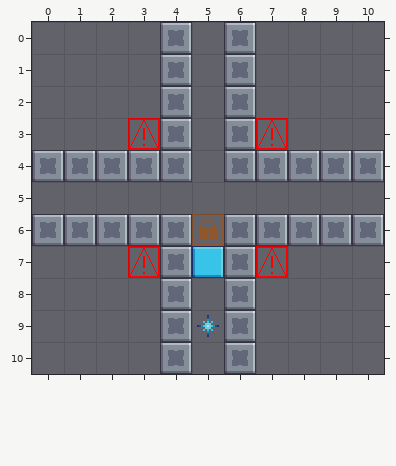
An edit to a level. Tiled map (JSON), Assets/Level_Editor/TileMap/Room_19.tmj. Above, as it was before the edit.
Cells are 32x32 px. Shown: x 0..10, y 0..10.
New version:
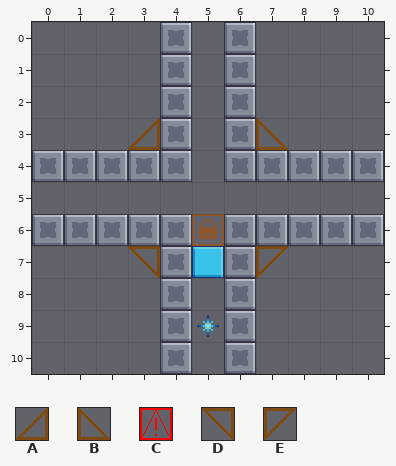
Key: from "tileSet": A 106, B 107, C 108, D 116, E 117.
_ is an empty cell.
What changed:
Layer "Blocks":
y 3: x 3 C -> A; x 7 C -> B
y 7: x 3 C -> D; x 7 C -> E
Pixel boxes of the changes (left, top, right, bottom) in both pictures:
changed: (128, 118, 160, 150)
changed: (256, 118, 288, 150)
changed: (128, 246, 160, 278)
changed: (256, 246, 288, 278)
